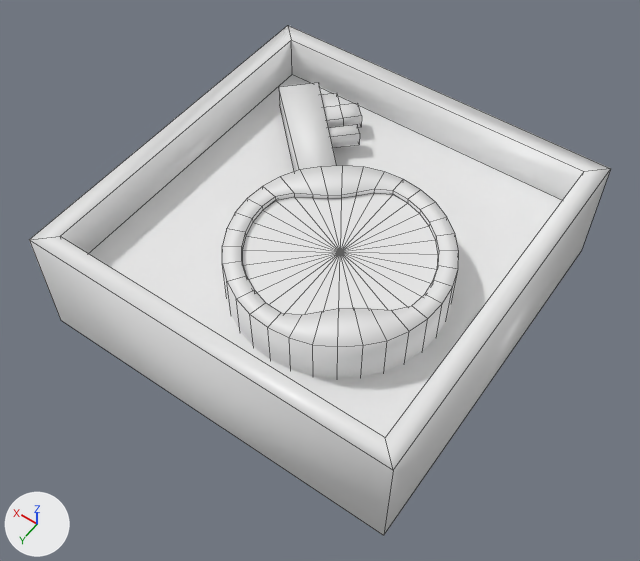
Renders of the Blender file datas/meshes/buttonbox.blend from each side of a commit.
Both versions are drawn from a 50 mm camera at (-0.829, 1.201, 1.884) aimed at (-0.022, 0.071, 0.108). Arrows for +X, +Y and +Z are at lower left; the lights stay in place. Mesh edges are drawn as thin lines.

The first picture shows '0-switchbox-box', '1-switchbox-frame', '2-switchbox-top', '3-switchtile-bottom'.
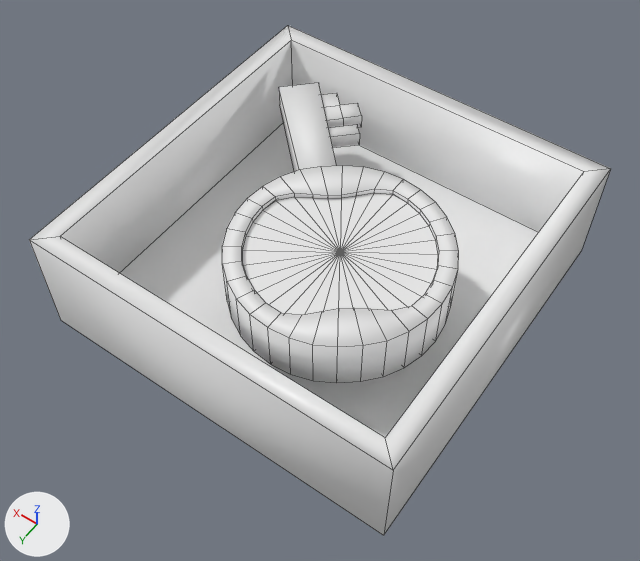
Where the newer file only moved an object's origin or applied its transform, the numbers keep the older frame.

Where the change shows, as pixel boxes [x1, y1, x2, y2] in the pictures (640 x 561 px; the box of a moved part takes in the faces that stretch with it):
'3-switchtile-bottom', mesh moved
    before: [88, 74, 562, 437]
    after: [120, 122, 538, 437]
part 1 of me_cube, moved or reshaped
    before: [61, 40, 583, 253]
    after: [61, 40, 583, 273]

Edits to the bpy script that builds the scene:
```text
Change me_cube:
    where me_cube.from_pydata(...)  # 16 vertices, 12 faces; spans x -0.5..0.5, y -0.5..0.5, z 0.0..0.32
    used by ob_0_switchbox_box; location = (0.0, 0.0, 0.0)
    before: 4 (0.45, 0.45, 0.2), 5 (0.45, -0.45, 0.2) at pixel (292, 74), 6 (-0.45, 0.45, 0.2), 7 (-0.45, -0.45, 0.2)
    me_cube part 1
    add for i in [*range(4, 8)]: me_cube.vertices[i].co += Vector((0.0, 0.0, -0.15))
Change me_cube_001:
    where me_cube_001.from_pydata(...)  # 4 vertices, 1 face; spans x -0.45..0.45, y -0.45..0.45, z 0.2
    used by ob_3_switchtile_bottom; location = (0.0, 0.0, 0.0)
    me_cube_001 part 2: the whole mesh is moved by (0.0, 0.0, -0.15)
```
